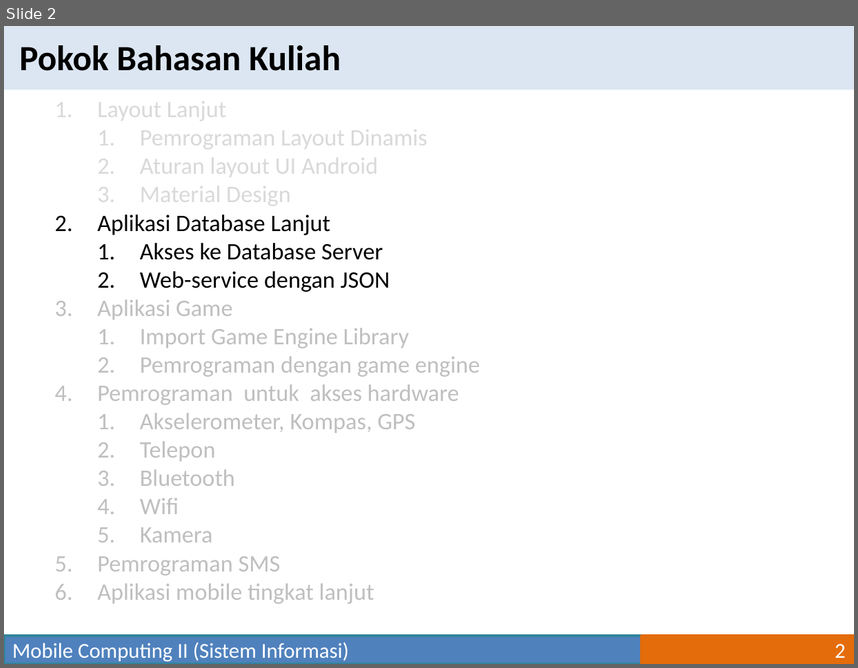
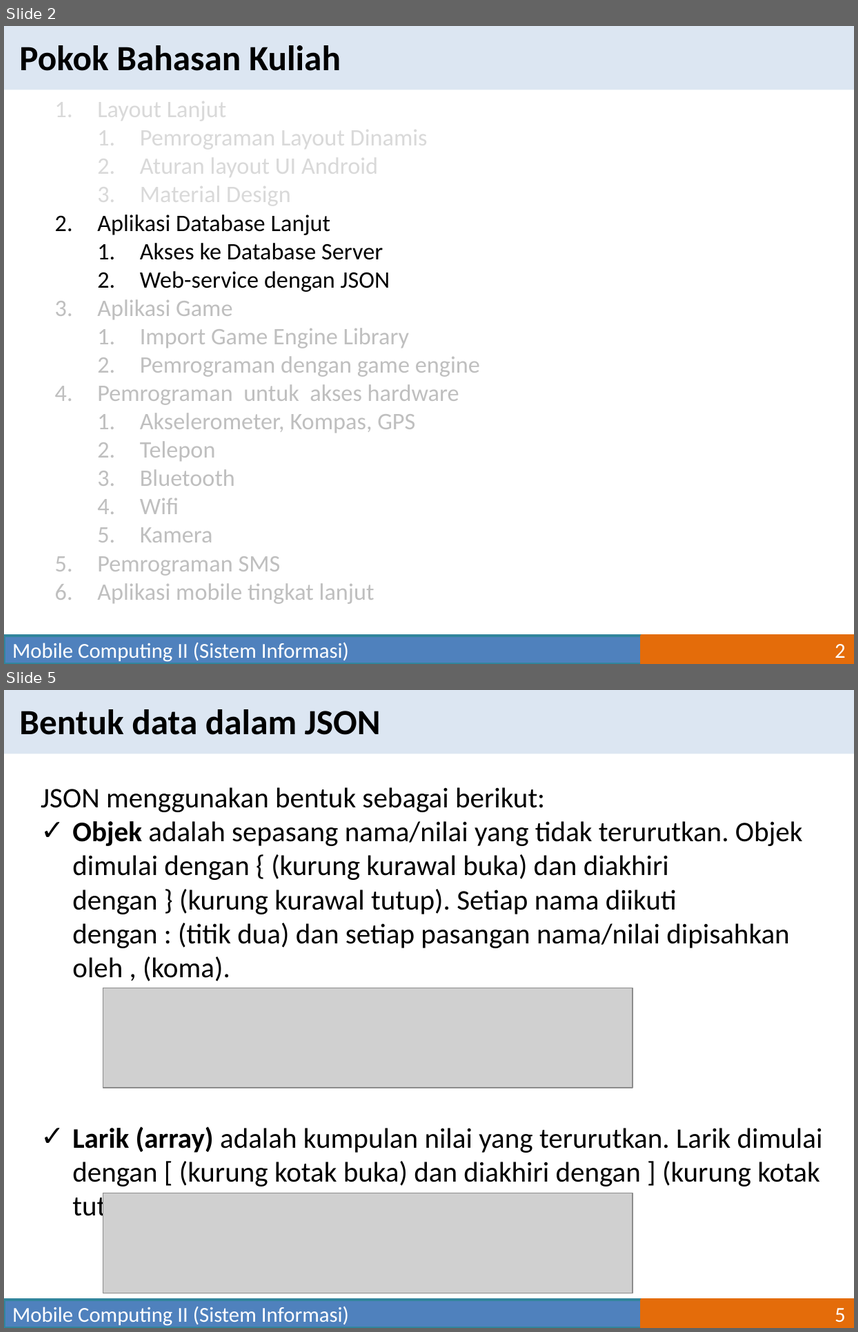
Before and after one commit to mpriyonots/Mobile-Computing-II, a slide deck: materi/Mobile Computing II-06.pptx. Shown one above the other, each under a label of ours: slide 2 before the commit, slides 2 and 5 after it; the slides between them are not shown. The pictures are 858x668 and 858x1332 pixels, drawn with LibreOffice and Linux fonts; fonts in the diff are those of the drawing; grey boxes stand for pictures. Boxes give left, top, right and bottom in pixels: in the first picture for what was removed or moved away, otherwise in the second. Text is boxed around its words. In the diff, an @@ line names an element or a change of style, - is before the commit and + after.

```diff
--- a/materi/Mobile Computing II-06.pptx
+++ b/materi/Mobile Computing II-06.pptx
@@ slide 5 added at [4, 690, 854, 1328], background #FFFFFF @@
@@ rectangle added at [4, 690, 854, 753], fill #DCE6F2 @@
@@ text added at [19, 709, 381, 735], 30 pt, text #000000, bold @@
+Bentuk data dalam JSON
@@ text added at [41, 787, 823, 1223], 24 pt, text #000000 @@
+JSON menggunakan bentuk sebagai berikut:
+✓ Objek adalah sepasang nama/nilai yang tidak terurutkan. Objek dimulai dengan { (kurung kurawal buka) dan diakhiri dengan } (kurung kurawal tutup). Setiap nama diikuti dengan : (titik dua) dan setiap pasangan nama/nilai dipisahkan oleh , (koma).
+✓ Larik (array) adalah kumpulan nilai yang terurutkan. Larik dimulai dengan [ (kurung kotak buka) dan diakhiri dengan ] (kurung kotak tutup). Setiap nilai dipisahkan oleh , (koma).
@@ picture added at [103, 987, 633, 1088] @@
@@ picture added at [103, 1193, 633, 1294] @@
@@ rectangle added at [4, 1299, 642, 1328], fill #4F81BD, outline #31859C 2 pt, 18 pt, text #FFFFFF @@
+Mobile Computing II (Sistem Informasi)
@@ page number added at [642, 1299, 854, 1328], fill #E46C0A, outline #E46C0A 2 pt, 18 pt, text #FFFFFF @@
+5
```
Also in this commit, not shown: 7 other slides added, 1 slide removed, 1 other file.
